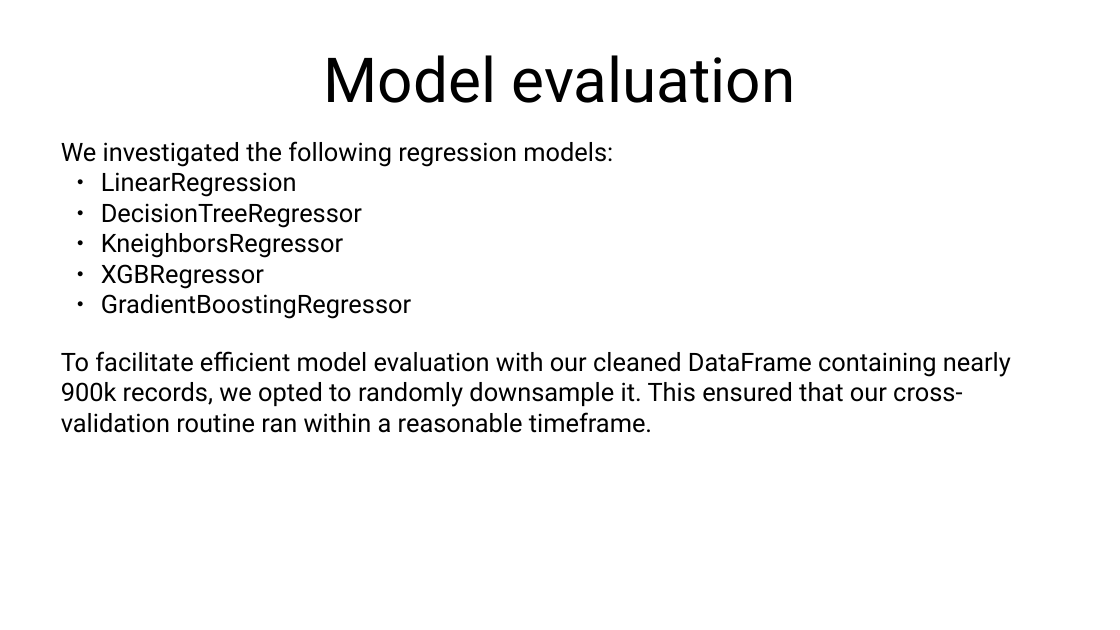
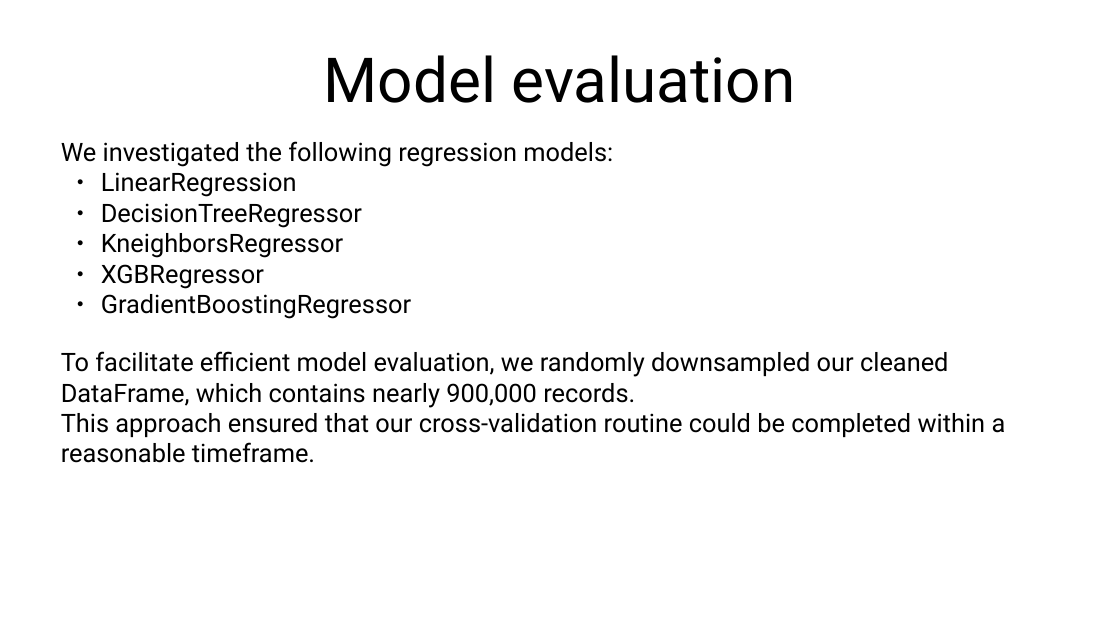
Before and after one commit to abourang/Zillow, a slide deck: slide 6 of presentation/Presentation.odp (slide 5 before the commit). Drawn at 1120x630 pixels with LibreOffice and Linux fonts; fonts in the diff are those of the drawing. Boxes give left, top, right and bottom in pixels: in the first picture for what was removed or moved away, otherwise in the second. Text is boxed around its words. In the diff, an @@ line names an element or a change of style, - is before the commit and + after.

```diff
--- a/presentation/Presentation.odp
+++ b/presentation/Presentation.odp
@@ text at (61, 351, 1006, 463): text changed @@
-To facilitate efficient model evaluation with our cleaned DataFrame containing nearly 900k records, we opted to randomly downsample it. This ensured that our cross-validation routine ran within a reasonable timeframe.
+To facilitate efficient model evaluation, we randomly downsampled our cleaned DataFrame, which contains nearly 900,000 records.
+This approach ensured that our cross-validation routine could be completed within a reasonable timeframe.
```
Also in this commit, not shown: 5 other slides changed, 1 slide added, 3 other files.
